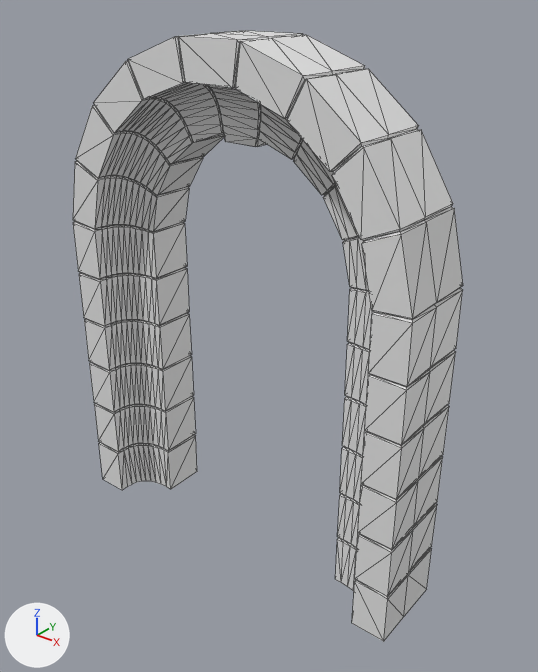
Renders of the FBX model Assets/Level_assets/StoneDoor/StoneDoorFrame.fbx from each side of a commit.
Both versions are drawn from a camera (50 mm lens) standing at (1.57, -1.83, 2.04) and looking at (0.08, 0.03, 0.89). The lights are fixed; the arrows at lower left show +X, +Y and +Z. Mesh edges are drawn as thin lines. Where no turn or scale is listed for an object, it has been applied to the vertices.

Objects in the first picture: 'DoorFrame'.
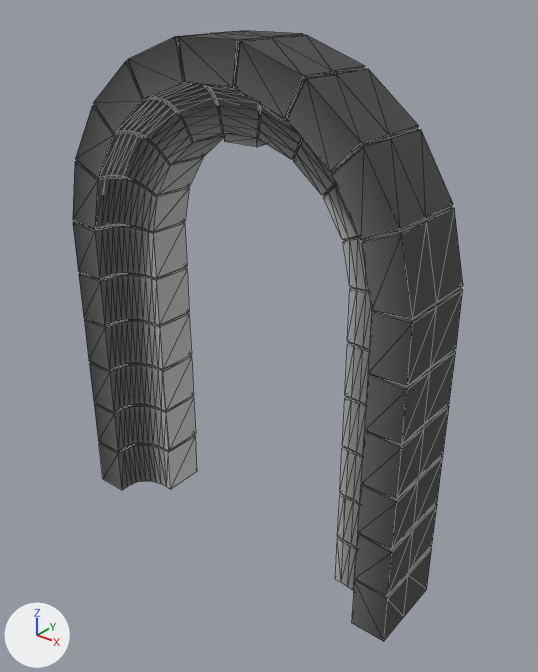
Boxes (x1, y1, x2, y2) around the edits, measured in the pictures (538 x 672 px):
part 1 of me_mesh, built on: (158, 133, 354, 540) in both
part 2 of me_mesh, recoloured: (73, 30, 463, 642) in both

The change in detail:
Picture 'Gradient_texture.png' (img_gradient_texture_png) is new.
Material 'Material #2' (mat_material__2) is new.
Its texture is img_gradient_texture_png.
Its roughness is 0.859.
me_mesh is used by ob_doorframe; location (0.0, 0.0, 0.0).
me_mesh had 1000 vertices, 1968 faces and spanned x -0.73..0.73, y -0.15..0.15, z 0.0..1.88.
me_mesh now has 1015 vertices, 1998 faces and spans x -0.73..0.73, y -0.15..0.15, z 0.0..1.88.
Part 1, on me_mesh:
4 vertices are removed from x -0.06..0.06, y -0.01..0.15, z 1.56.
45 faces are deleted.
19 vertices are added at x -0.45..0.47, y -0.02..0.15, z 0.19..1.58.
75 new faces join them.
me_mesh part 2: 1923 faces spanning x -0.73..0.73, y -0.15..0.15, z 0.0..1.88 switch from no material to mat_material__2 (picture img_gradient_texture_png).
